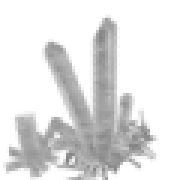
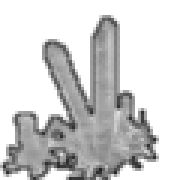
Layers edited between the first and the second 180 × 180 image:
renamed "Pasted Layer" to "outline", painted on it over [0, 15, 159, 180]
painted on "Crust" over [12, 15, 135, 174]
